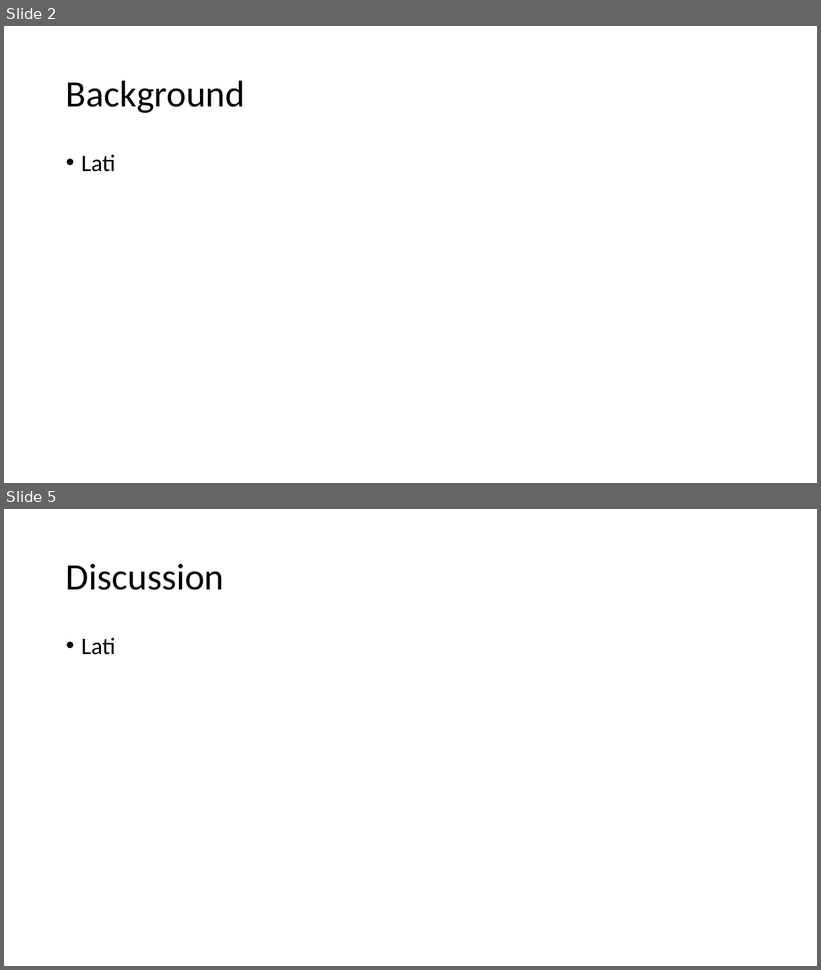
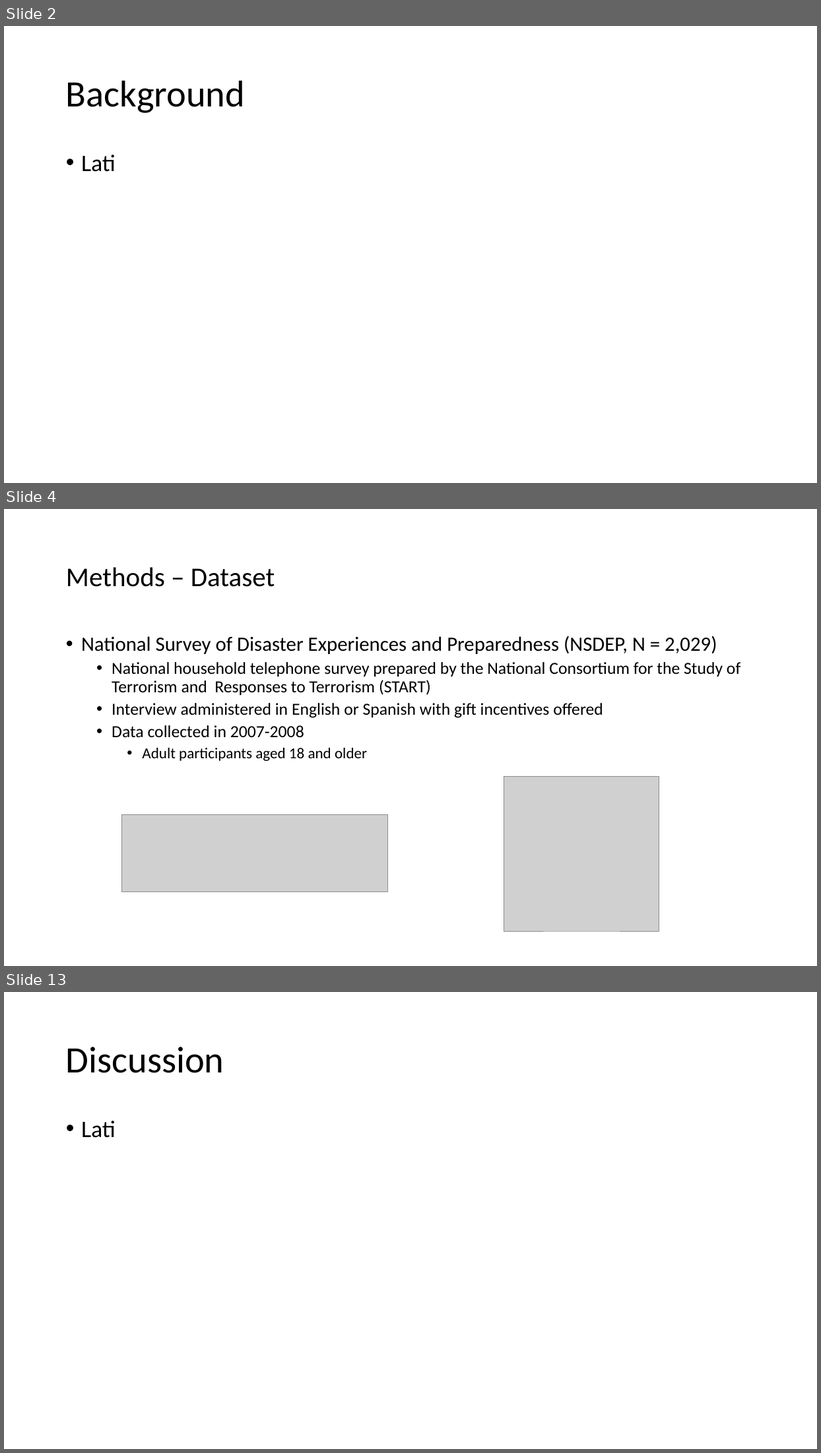
Before and after one commit to ska247/ADA-Final-Project, a slide deck: ADA Presentation.pptx. Shown one above the other, each under a label of ours: slides 2 and 5 before the commit, slides 2, 4 and 13 after it; the slides between them are not shown. The pictures are 821x970 and 821x1453 pixels, drawn with LibreOffice and Linux fonts; fonts in the diff are those of the drawing; grey boxes stand for pictures. Boxes give left, top, right and bottom in pixels: in the first picture for what was removed or moved away, otherwise in the second. Text is boxed around its words. In the diff, an @@ line names an element or a change of style, - is before the commit and + after.

```diff
--- a/ADA Presentation.pptx
+++ b/ADA Presentation.pptx
@@ slide 4 added at [4, 509, 817, 966], background #FFFFFF @@
@@ title added at [66, 567, 275, 587], 32 pt, text #000000 @@
+Methods – Dataset
@@ text added at [81, 636, 741, 761], 20 pt, text #000000 @@
+• National Survey of Disaster Experiences and Preparedness (NSDEP, N = 2,029)
+  • National household telephone survey prepared by the National Consortium for the Study of Terrorism and Responses to Terrorism (START)
+  • Interview administered in English or Spanish with gift incentives offered
+  • Data collected in 2007-2008
+    • Adult participants aged 18 and older
@@ picture added at [504, 777, 659, 931] @@
@@ picture added at [121, 815, 387, 892] @@
@@ what was slide 5 is now slide 13 @@
```
Also in this commit, not shown: 10 other slides added, 3 slides removed.
